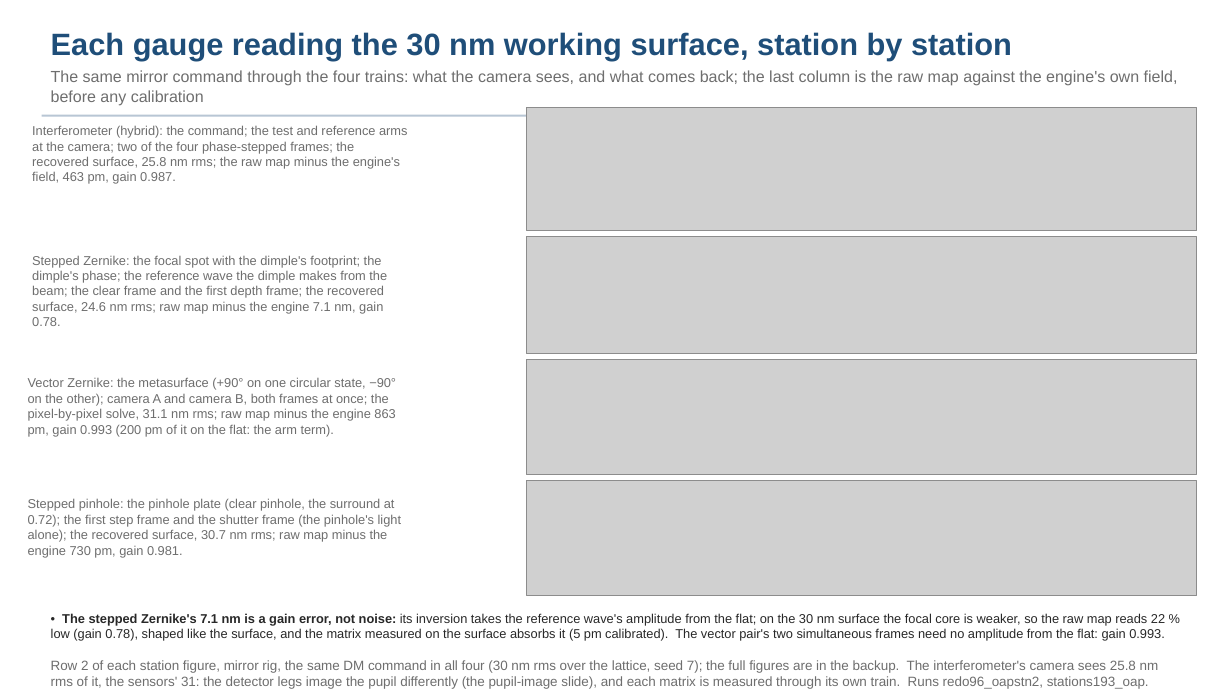
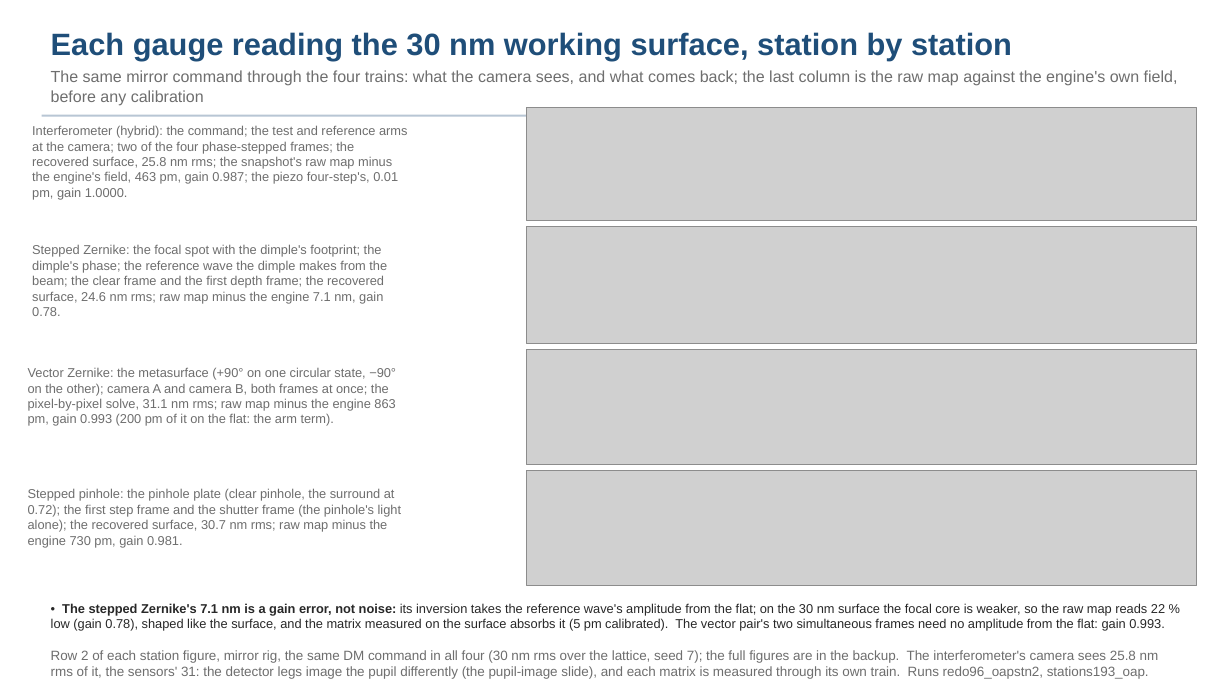
Before and after one commit to nasa-jpl/macos, a slide deck: slide 25 of demo_session/deck_gauges.pptx. Drawn at 1232x693 pixels with LibreOffice and Linux fonts; fonts in the diff are those of the drawing; grey boxes stand for pictures. Boxes give left, top, right and bottom in pixels: in the first picture for what was removed or moved away, otherwise in the second. Text is boxed around its words. In the diff, an @@ line names an element or a change of style, - is before the commit and + after.

```diff
--- a/demo_session/deck_gauges.pptx
+++ b/demo_session/deck_gauges.pptx
@@ picture: place and size @@
-picture at (527,107,1197,231)
+picture at (527,107,1197,221)
@@ text at (32,125,407,200): text changed @@
-Interferometer (hybrid): the command; the test and reference arms at the camera; two of the four phase-stepped frames; the recovered surface, 25.8 nm rms; the raw map minus the engine's field, 463 pm, gain 0.987.
+Interferometer (hybrid): the command; the test and reference arms at the camera; two of the four phase-stepped frames; the recovered surface, 25.8 nm rms; the snapshot's raw map minus the engine's field, 463 pm, gain 0.987; the piezo four-step's, 0.01 pm, gain 1.0000.
@@ 5 texts, 3 pictures: place and size @@
-5 texts, 3 pictures at (28,237,1197,689)
+5 texts, 3 pictures at (28,226,1197,679)
```
Also in this commit, not shown: 3 other slides changed, 10 other files.
